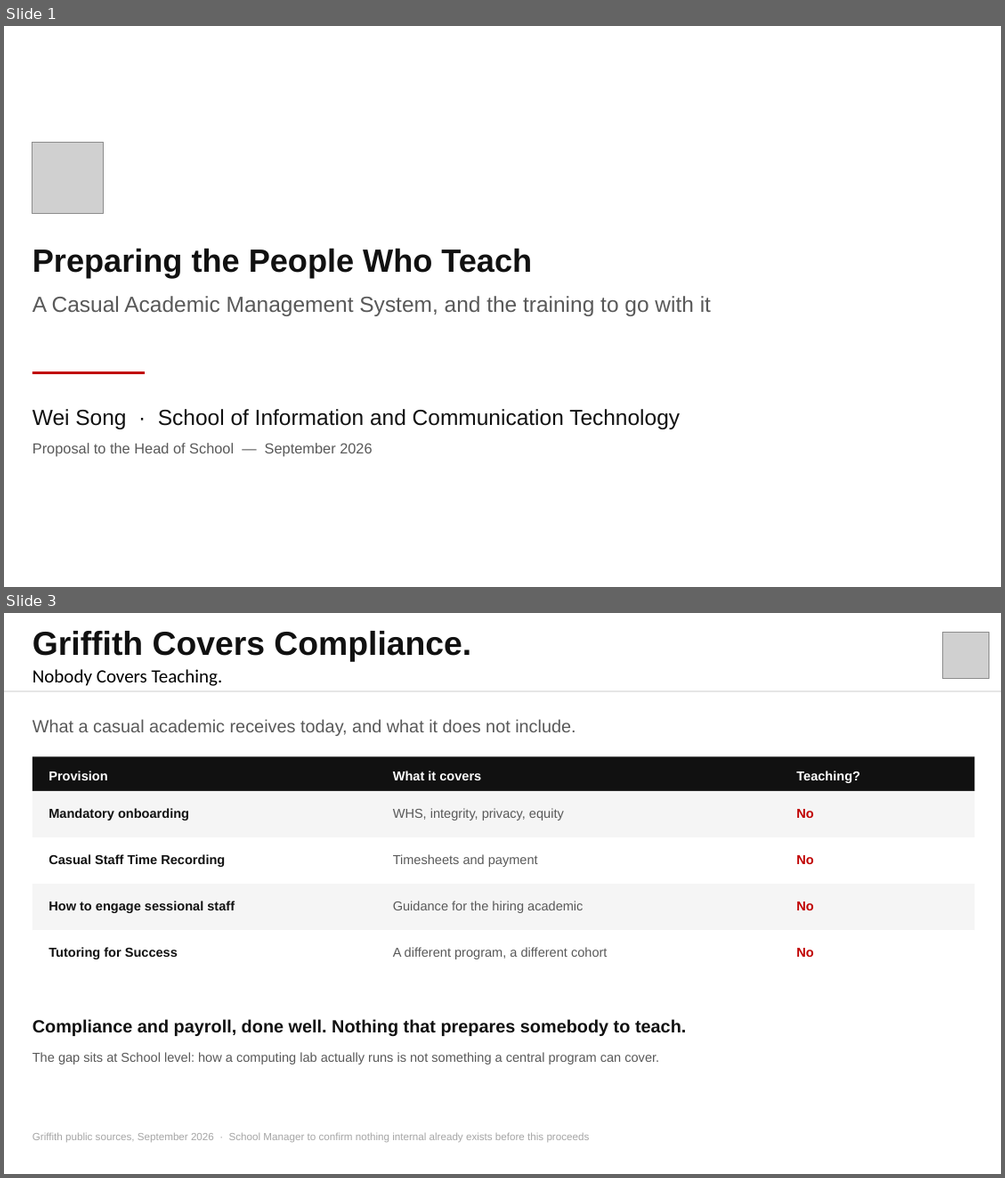
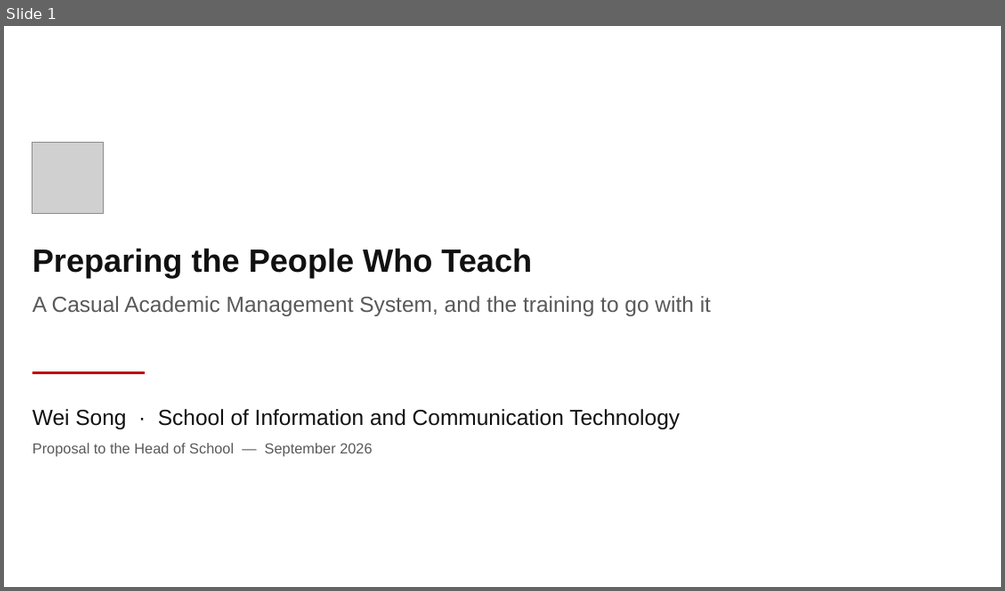
Before and after one commit to WWEISONG/griffith-ict-casual-academic, a slide deck: docs/tutor-program/HoS-briefing.pptx. Shown one above the other, each under a label of ours: slides 1 and 3 before the commit, slide 1 after it; the slides between them are not shown. The pictures are 1005x1178 and 1005x591 pixels, drawn with LibreOffice and Linux fonts; fonts in the diff are those of the drawing; grey boxes stand for pictures. Boxes give left, top, right and bottom in pixels: in the first picture for what was removed or moved away, otherwise in the second. Text is boxed around its words. In the diff, an @@ line names an element or a change of style, - is before the commit and + after.

```diff
--- a/docs/tutor-program/HoS-briefing.pptx
+++ b/docs/tutor-program/HoS-briefing.pptx
@@ slide 3 removed at bbox=[4, 613, 1001, 1174], background #FFFFFF @@
@@ text removed at bbox=[32, 631, 471, 686] @@
-Griffith Covers Compliance.
-Nobody Covers Teaching.
@@ picture removed at bbox=[942, 633, 989, 679] @@
@@ rectangle removed at bbox=[4, 690, 1001, 692] @@
@@ text removed at bbox=[32, 719, 575, 736] @@
-What a casual academic receives today, and what it does not include.
@@ rectangle removed at bbox=[32, 756, 975, 791] @@
@@ text removed at bbox=[48, 771, 107, 780] @@
-Provision
@@ text removed at bbox=[393, 771, 481, 780] @@
-What it covers
@@ text removed at bbox=[796, 771, 860, 783] @@
-Teaching?
@@ rectangle removed at bbox=[32, 791, 975, 837] @@
@@ text removed at bbox=[48, 808, 189, 820] @@
-Mandatory onboarding
@@ text removed at bbox=[393, 808, 564, 820] @@
-WHS, integrity, privacy, equity
@@ text removed at bbox=[796, 809, 813, 818] @@
-No
@@ rectangle removed at bbox=[32, 837, 975, 884] @@
@@ text removed at bbox=[48, 854, 225, 867] @@
-Casual Staff Time Recording
@@ text removed at bbox=[393, 854, 538, 867] @@
-Timesheets and payment
@@ text removed at bbox=[796, 855, 813, 864] @@
-No
@@ rectangle removed at bbox=[32, 884, 975, 930] @@
@@ text removed at bbox=[48, 900, 235, 913] @@
-How to engage sessional staff
@@ text removed at bbox=[393, 900, 582, 913] @@
-Guidance for the hiring academic
@@ text removed at bbox=[796, 901, 813, 910] @@
-No
@@ rectangle removed at bbox=[32, 930, 975, 976] @@
@@ text removed at bbox=[48, 947, 178, 959] @@
-Tutoring for Success
@@ text removed at bbox=[393, 947, 607, 959] @@
-A different program, a different cohort
@@ text removed at bbox=[796, 948, 813, 957] @@
-No
@@ text removed at bbox=[32, 1019, 686, 1064] @@
-Compliance and payroll, done well. Nothing that prepares somebody to teach.
-The gap sits at School level: how a computing lab actually runs is not something a central program can cover.
@@ text removed at bbox=[32, 1132, 590, 1142] @@
-Griffith public sources, September 2026 · School Manager to confirm nothing internal already exists before this proceeds
```
Also in this commit, not shown: 2 slides changed, 2 slides added, 5 other slides removed, 1 other file.
